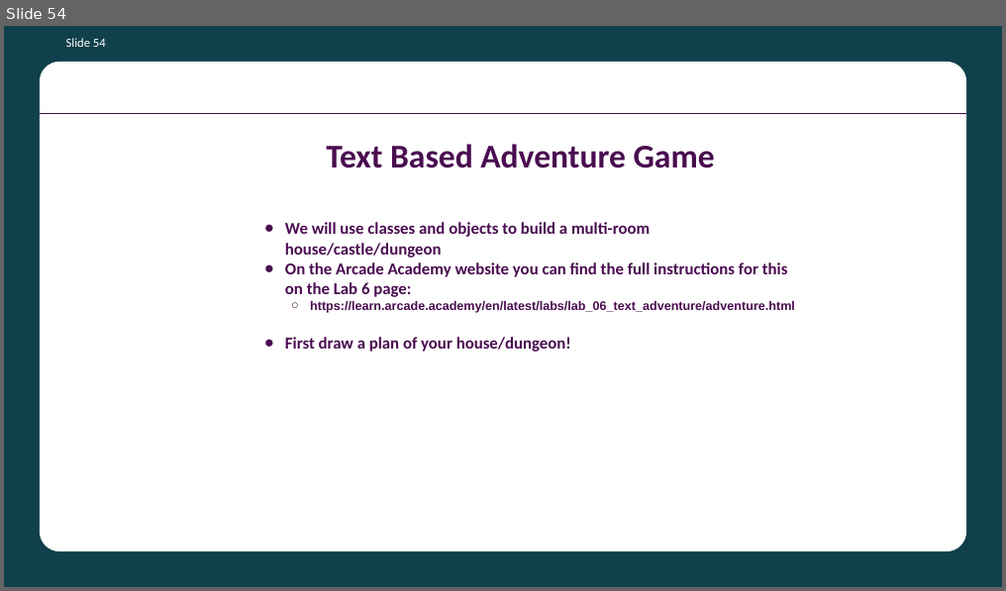
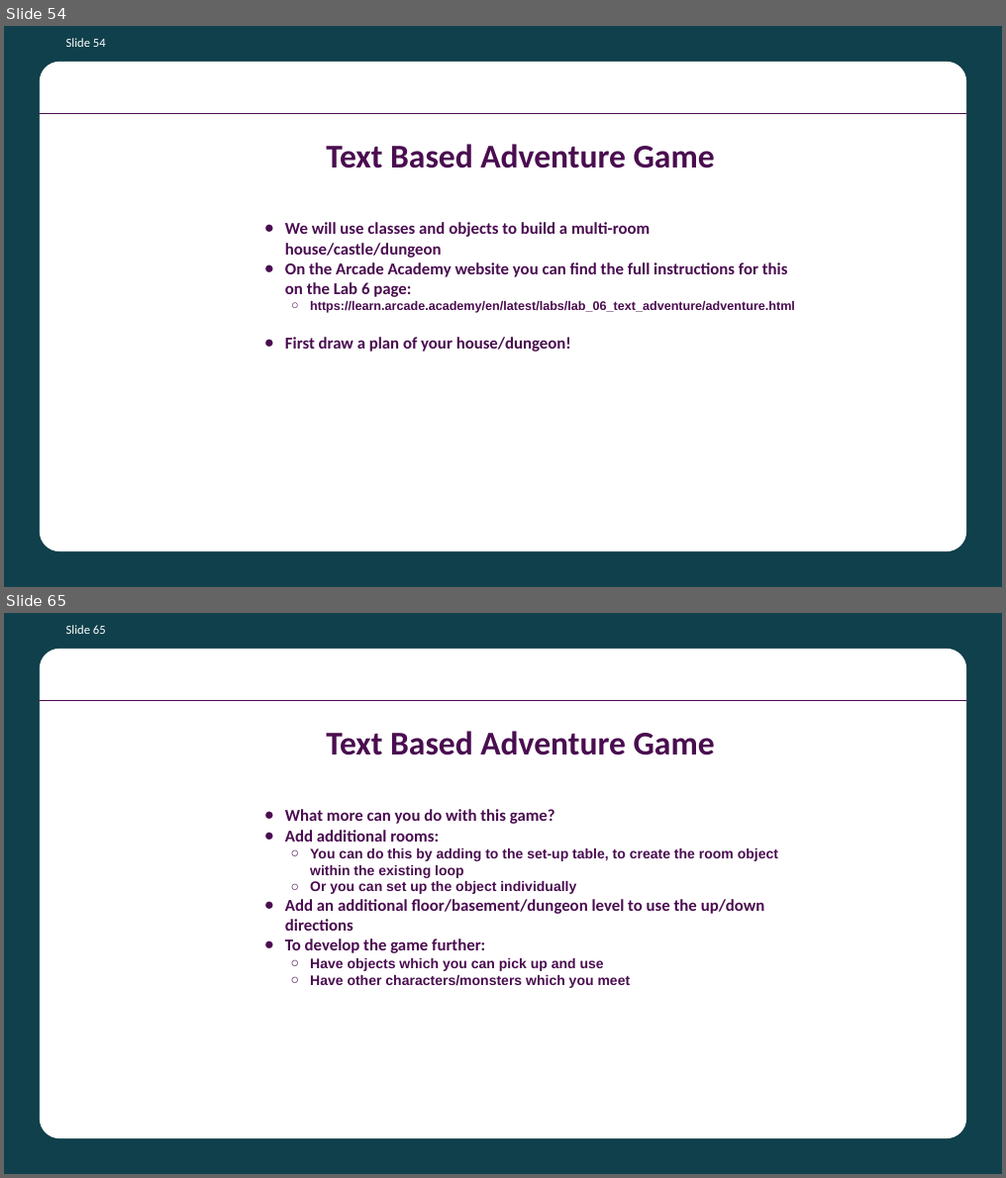
Before and after one commit to batecsw/OOP_class_work, a slide deck: Python OOP Course Presentation.pptx. Shown one above the other, each under a label of ours: slide 54 before the commit, slides 54 and 65 after it; the slides between them are not shown. The pictures are 1006x591 and 1006x1178 pixels, drawn with LibreOffice and Linux fonts; fonts in the diff are those of the drawing; background and template pictures are left out. Boxes give left, top, right and bottom in pixels: in the first picture for what was removed or moved away, otherwise in the second. Text is boxed around its words. In the diff, an @@ line names an element or a change of style, - is before the commit and + after.

```diff
--- a/Python OOP Course Presentation.pptx
+++ b/Python OOP Course Presentation.pptx
@@ slide 65 added at (4, 613, 1002, 1174), background #10404B; not listed: 2 template elements that a slide beside it also shows @@
@@ page number added at (66, 625, 106, 634), 18 pt, text #FFFFFF @@
+Slide 65
@@ title added at (326, 731, 715, 756), 48 pt, text #4A0D50, bold @@
+Text Based Adventure Game
@@ title added at (285, 809, 778, 988), 20 pt, text #4A0D50, bold @@
+● What more can you do with this game?
+● Add additional rooms:
+  ○ You can do this by adding to the set-up table, to create the room object within the existing loop
+  ○ Or you can set up the object individually
+● Add an additional floor/basement/dungeon level to use the up/down directions
+● To develop the game further:
+  ○ Have objects which you can pick up and use
+  ○ Have other characters/monsters which you meet
```
Also in this commit, not shown: 10 other slides added, 2 other files.
